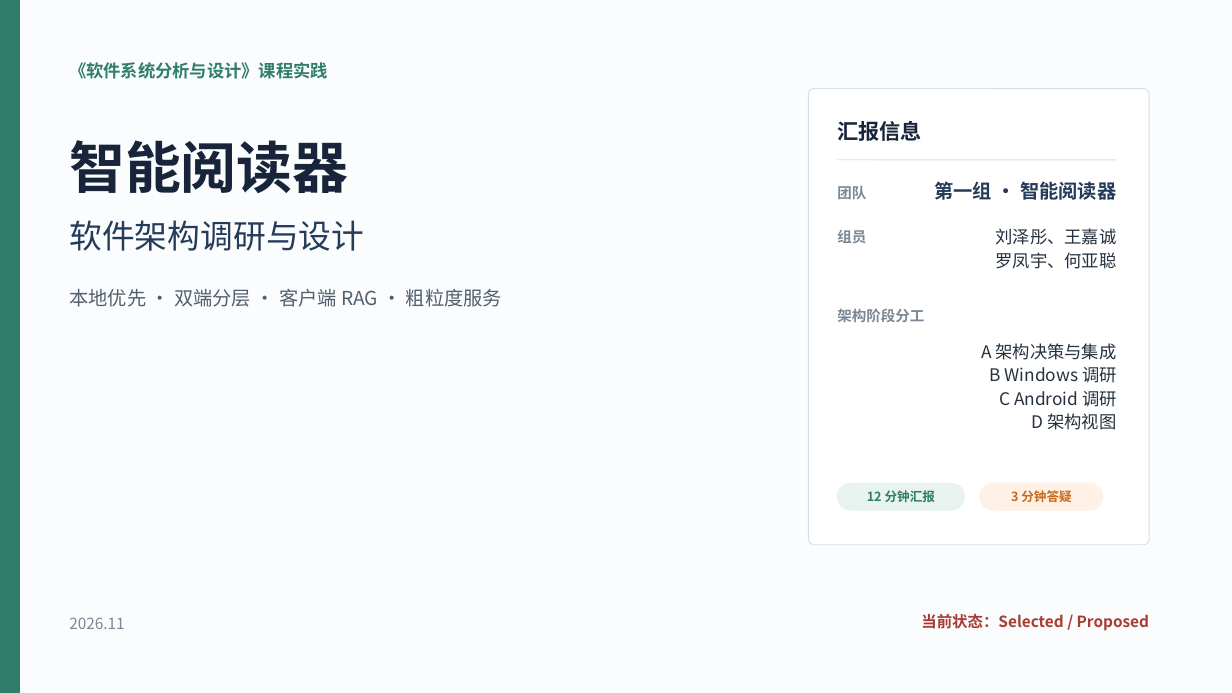
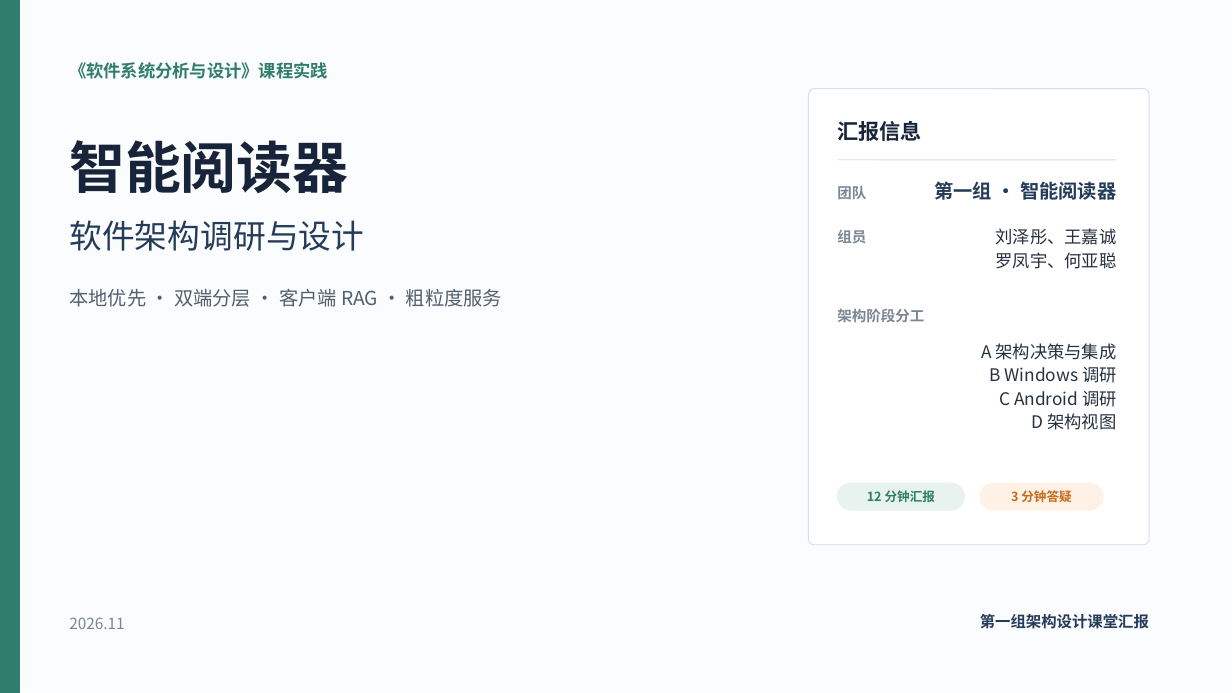
Before and after one commit to Aut-172/Intelligent-Reader, a slide deck: slide 1 of docs/架构设计/阶段成果-V0.4-双端需求补充/06-汇报PPT-1组-智能阅读器.pptx. Drawn at 1232x693 pixels with LibreOffice and Linux fonts; fonts in the diff are those of the drawing. Boxes give left, top, right and bottom in pixels: in the first picture for what was removed or moved away, otherwise in the second. Text is boxed around its words. In the diff, an @@ line names an element or a change of style, - is before the commit and + after.

Commit message:
docs: 完善架构设计课堂汇报与拆分图

```diff
--- a/docs/架构设计/阶段成果-V0.4-双端需求补充/06-汇报PPT-1组-智能阅读器.pptx
+++ b/docs/架构设计/阶段成果-V0.4-双端需求补充/06-汇报PPT-1组-智能阅读器.pptx
@@ text at (980, 614, 1149, 629): text changed; text colour #A83B32 to #243B5A @@
-当前状态：Selected / Proposed
+第一组架构设计课堂汇报
```
Also in this commit, not shown: 7 other slides changed, 4 slides added, 4 slides removed, 11 other files.
